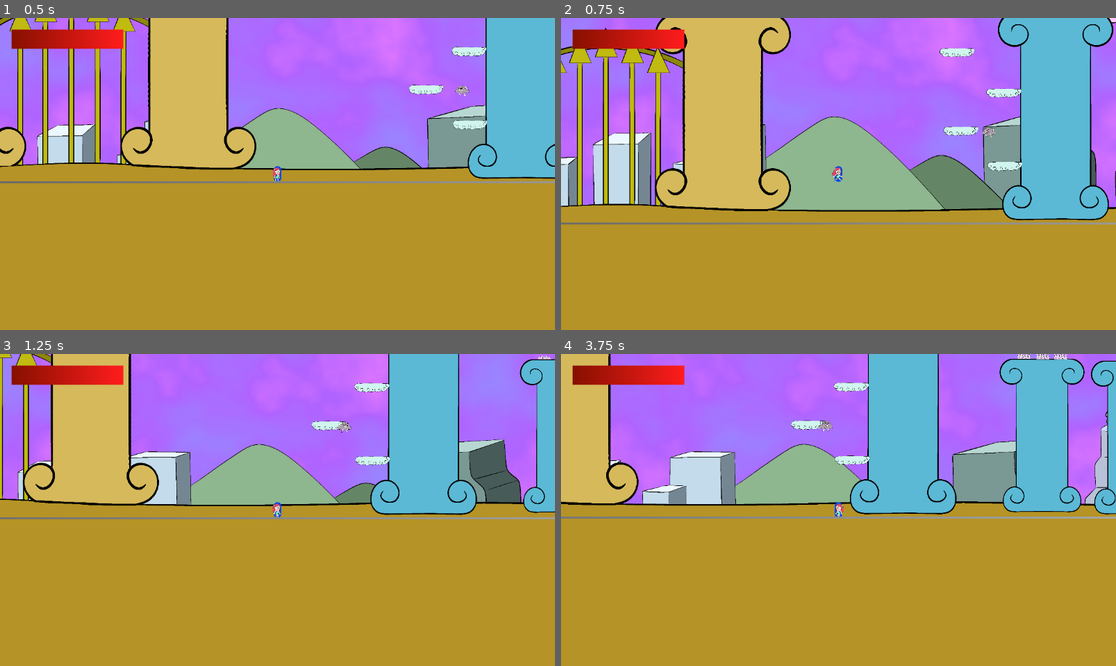
Above: before the commit, frames 1-4 (two rows, left to right).
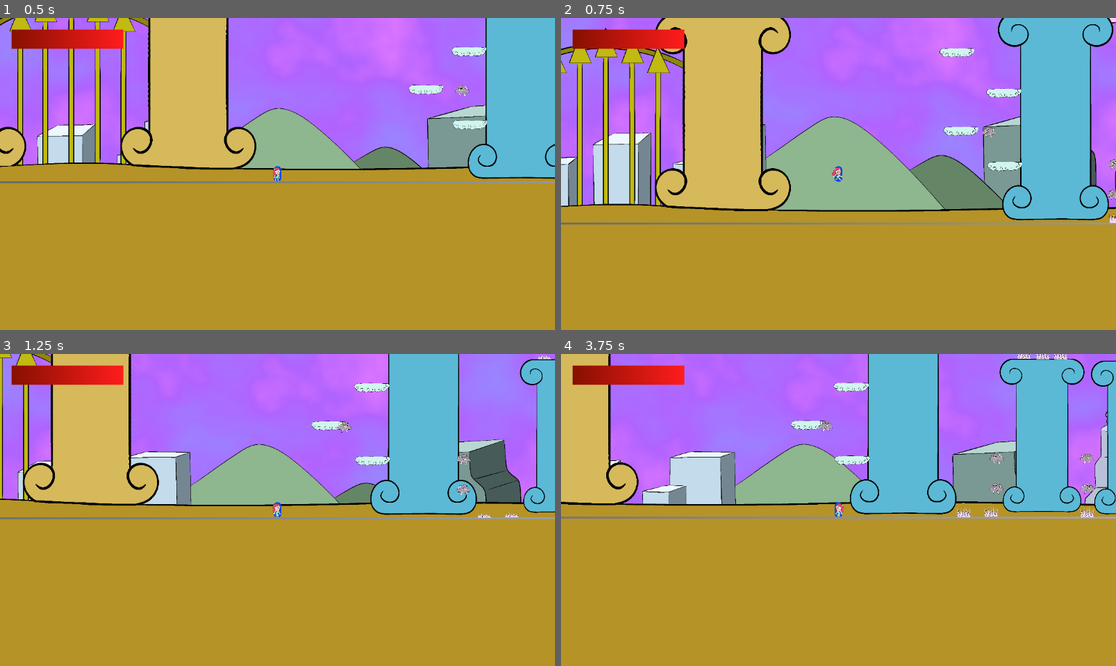
Above: after the commit, the same moments.

Repository: catloaf2048/TavernJam
Game: Godot game, scene res://Assets/Scene/Main.tscn
Same seed, same stepped clock (60 frames per second), same inputs: the game is played once before the commit and once after it.
Inputs (mouse positions are in pixels of both pictures, inside the frame that each line leads up to):
- Up to frame 1 (0.5 s): no input
- Up to frame 2 (0.75 s): tap Enter (ui_accept) at 0.5 s; move the mouse to (960, 158) at 0.52 s; hold Right (ui_right) from 0.53 s (still down); click (960, 158) at 0.6 s
- Up to frame 3 (1.25 s): keep holding Right (ui_right); tap Enter (ui_accept) at 0.77 s
- Up to frame 4 (3.75 s): move the mouse to (727, 525) at 1.27 s; release Right (ui_right) at 1.28 s; hold Left (ui_left) 1.28-2.03 s; click (727, 525) at 1.35 s; tap Enter (ui_accept) at 1.52, 3.02 s; move the mouse to (894, 441) at 2.02 s; hold Right (ui_right) 2.03-3.53 s; click (894, 441) at 2.1 s; move the mouse to (810, 572) at 2.77 s; click (810, 572) at 2.85 s; move the mouse to (1005, 556) at 3.52 s; hold Left (ui_left) from 3.53 s (still down); click (1005, 556) at 3.6 s

Frame 1 is identical in both runs. In frame 2, less than 0.1% of the frame differs, in the area x 98-100%, y 45-66%; in frame 3, 0.2%; in frame 4, 0.4%, in the area x 71-97%, y 31-53%.

Commit message:
Level design (round 2).

Diff:
--- a/Assets/Scene/World.tscn
+++ b/Assets/Scene/World.tscn
@@ -36,6 +36,9 @@
 [sub_resource type="RectangleShape2D" id="RectangleShape2D_644qu"]
 size = Vector2(20, 63)
 
+[sub_resource type="RectangleShape2D" id="RectangleShape2D_nu15w"]
+size = Vector2(20, 219)
+
 [node name="World" type="Node2D" unique_id=1618281570]
 
 [node name="ParallaxParent" type="Node2D" parent="." unique_id=1685248988]
@@ -190,9 +193,142 @@
 [node name="FlyingFoe3" parent="WorldObjects" unique_id=2008021436 instance=ExtResource("6_nu15w")]
 position = Vector2(969, -396)
 
+[node name="Spikes7" parent="WorldObjects" unique_id=771445633 instance=ExtResource("5_7addk")]
+position = Vector2(887, -38)
+
+[node name="Spikes8" parent="WorldObjects" unique_id=468653169 instance=ExtResource("5_7addk")]
+position = Vector2(631, -38)
+
+[node name="Spikes9" parent="WorldObjects" unique_id=1161620016 instance=ExtResource("5_7addk")]
+position = Vector2(688, -39)
+
+[node name="Spikes10" parent="WorldObjects" unique_id=300743976 instance=ExtResource("5_7addk")]
+position = Vector2(1080, -37)
+
+[node name="Spikes11" parent="WorldObjects" unique_id=935286186 instance=ExtResource("5_7addk")]
+position = Vector2(1267, -39)
+
+[node name="FlyingFoe4" parent="WorldObjects" unique_id=1945051340 instance=ExtResource("6_nu15w")]
+position = Vector2(656, -84)
+
+[node name="FlyingFoe5" parent="WorldObjects" unique_id=1079249736 instance=ExtResource("6_nu15w")]
+position = Vector2(658, -147)
+
+[node name="FlyingFoe6" parent="WorldObjects" unique_id=327787755 instance=ExtResource("6_nu15w")]
+position = Vector2(887, -84)
+
+[node name="FlyingFoe7" parent="WorldObjects" unique_id=1885451297 instance=ExtResource("6_nu15w")]
+position = Vector2(889, -147)
+
+[node name="FlyingFoe8" parent="WorldObjects" unique_id=1746660214 instance=ExtResource("6_nu15w")]
+position = Vector2(1077, -76)
+
+[node name="FlyingFoe9" parent="WorldObjects" unique_id=1613981328 instance=ExtResource("6_nu15w")]
+position = Vector2(1079, -139)
+
+[node name="FlyingFoe10" parent="WorldObjects" unique_id=1601998968 instance=ExtResource("6_nu15w")]
+position = Vector2(1267, -76)
+
+[node name="FlyingFoe11" parent="WorldObjects" unique_id=719053327 instance=ExtResource("6_nu15w")]
+position = Vector2(1269, -139)
+
+[node name="FlyingFoe12" parent="WorldObjects" unique_id=1812780279 instance=ExtResource("6_nu15w")]
+position = Vector2(1518, -76)
+
+[node name="FlyingFoe13" parent="WorldObjects" unique_id=1578469424 instance=ExtResource("6_nu15w")]
+position = Vector2(1520, -139)
+
+[node name="FlyingFoe14" parent="WorldObjects" unique_id=2075486167 instance=ExtResource("6_nu15w")]
+position = Vector2(1520, -199)
+
+[node name="FlyingFoe15" parent="WorldObjects" unique_id=1801732792 instance=ExtResource("6_nu15w")]
+position = Vector2(1522, -262)
+
+[node name="WallCheckTrigger2" parent="WorldObjects" unique_id=1941717501 instance=ExtResource("9_aed03")]
+position = Vector2(1726, -262)
+
+[node name="WallCheckTrigger3" parent="WorldObjects" unique_id=1810876811 instance=ExtResource("9_aed03")]
+position = Vector2(1726, -196)
+
+[node name="WallCheckTrigger4" parent="WorldObjects" unique_id=2050619241 instance=ExtResource("9_aed03")]
+position = Vector2(1726, -134)
+
+[node name="WallCheckTrigger5" parent="WorldObjects" unique_id=787804942 instance=ExtResource("9_aed03")]
+position = Vector2(1726, -73)
+
+[node name="WallCheckTrigger6" parent="WorldObjects" unique_id=1400054587 instance=ExtResource("9_aed03")]
+position = Vector2(1465, -262)
+
+[node name="WallCheckTrigger7" parent="WorldObjects" unique_id=1541171471 instance=ExtResource("9_aed03")]
+position = Vector2(1465, -196)
+
+[node name="WallCheckTrigger8" parent="WorldObjects" unique_id=1741862870 instance=ExtResource("9_aed03")]
+position = Vector2(1465, -134)
+
+[node name="WallCheckTrigger9" parent="WorldObjects" unique_id=1691022557 instance=ExtResource("9_aed03")]
+position = Vector2(1465, -73)
+
+[node name="Spikes12" parent="WorldObjects" unique_id=714245704 instance=ExtResource("5_7addk")]
+position = Vector2(1572, -38)
+
+[node name="Spikes13" parent="WorldObjects" unique_id=645805395 instance=ExtResource("5_7addk")]
+position = Vector2(1674, -37)
+
+[node name="FlyingFoe16" parent="WorldObjects" unique_id=796908983 instance=ExtResource("6_nu15w")]
+position = Vector2(1355, -369)
+
+[node name="WallCheckTrigger10" parent="WorldObjects" unique_id=240076505 instance=ExtResource("9_aed03")]
+position = Vector2(1189, -369)
+
+[node name="WallCheckTrigger11" parent="WorldObjects" unique_id=772659318 instance=ExtResource("9_aed03")]
+position = Vector2(1465, -369)
+
+[node name="FlyingFoe17" parent="WorldObjects" unique_id=1612367704 instance=ExtResource("6_nu15w")]
+position = Vector2(2084, -91)
+
+[node name="FlyingFoe18" parent="WorldObjects" unique_id=567406575 instance=ExtResource("6_nu15w")]
+position = Vector2(2222, -203)
+
+[node name="FlyingFoe19" parent="WorldObjects" unique_id=364921718 instance=ExtResource("6_nu15w")]
+position = Vector2(2279, -76)
+
+[node name="FlyingFoe20" parent="WorldObjects" unique_id=1772043050 instance=ExtResource("6_nu15w")]
+position = Vector2(2331, -161)
+
+[node name="FlyingFoe21" parent="WorldObjects" unique_id=1832379732 instance=ExtResource("6_nu15w")]
+position = Vector2(2448, -102)
+
+[node name="FlyingFoe22" parent="WorldObjects" unique_id=1436334664 instance=ExtResource("6_nu15w")]
+position = Vector2(2549, -182)
+
+[node name="FlyingFoe23" parent="WorldObjects" unique_id=227915176 instance=ExtResource("6_nu15w")]
+position = Vector2(2163, -41)
+
+[node name="FlyingFoe24" parent="WorldObjects" unique_id=675667544 instance=ExtResource("6_nu15w")]
+position = Vector2(2540, -50)
+
+[node name="FlyingFoe25" parent="WorldObjects" unique_id=1917016638 instance=ExtResource("6_nu15w")]
+position = Vector2(2620, -116)
+
+[node name="WallCheckTrigger12" parent="WorldObjects" unique_id=372575817 instance=ExtResource("9_aed03")]
+position = Vector2(1982, -138)
+
+[node name="CollisionShape2D" parent="WorldObjects/WallCheckTrigger12" index="0" unique_id=865216267]
+position = Vector2(0, 4.5)
+shape = SubResource("RectangleShape2D_nu15w")
+
+[node name="WallCheckTrigger13" parent="WorldObjects" unique_id=1498939861 instance=ExtResource("9_aed03")]
+position = Vector2(1982, -138)
+
+[node name="CollisionShape2D" parent="WorldObjects/WallCheckTrigger13" index="0" unique_id=865216267]
+position = Vector2(778, 6)
+shape = SubResource("RectangleShape2D_nu15w")
+
 [editable path="WorldObjects/Wall"]
 [editable path="WorldObjects/Wall2"]
 [editable path="WorldObjects/Wall3"]
 [editable path="WorldObjects/Wall4"]
 [editable path="WorldObjects/Wall5"]
 [editable path="WorldObjects/WallCheckTrigger"]
+[editable path="WorldObjects/WallCheckTrigger12"]
+[editable path="WorldObjects/WallCheckTrigger13"]
